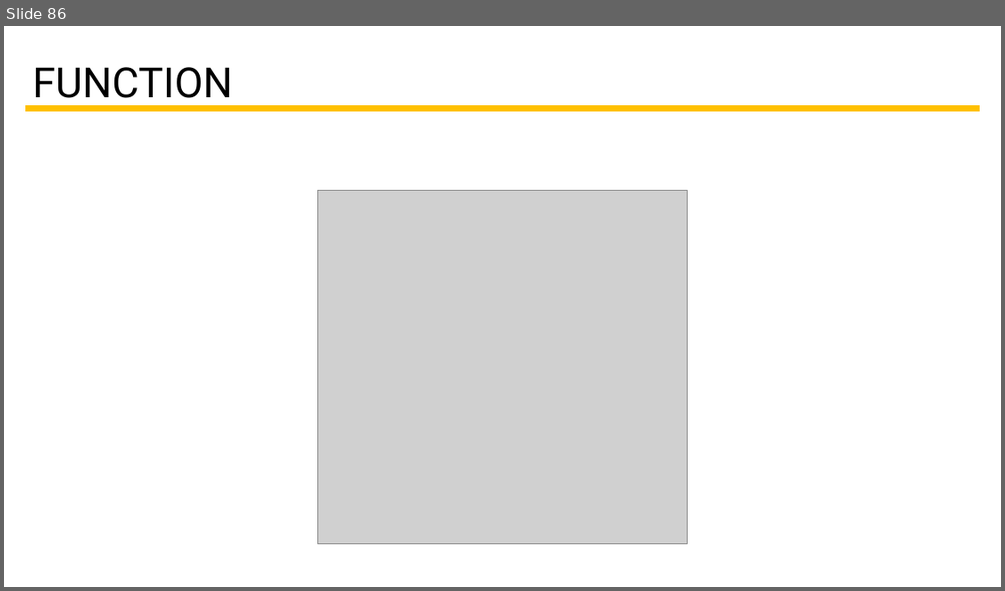
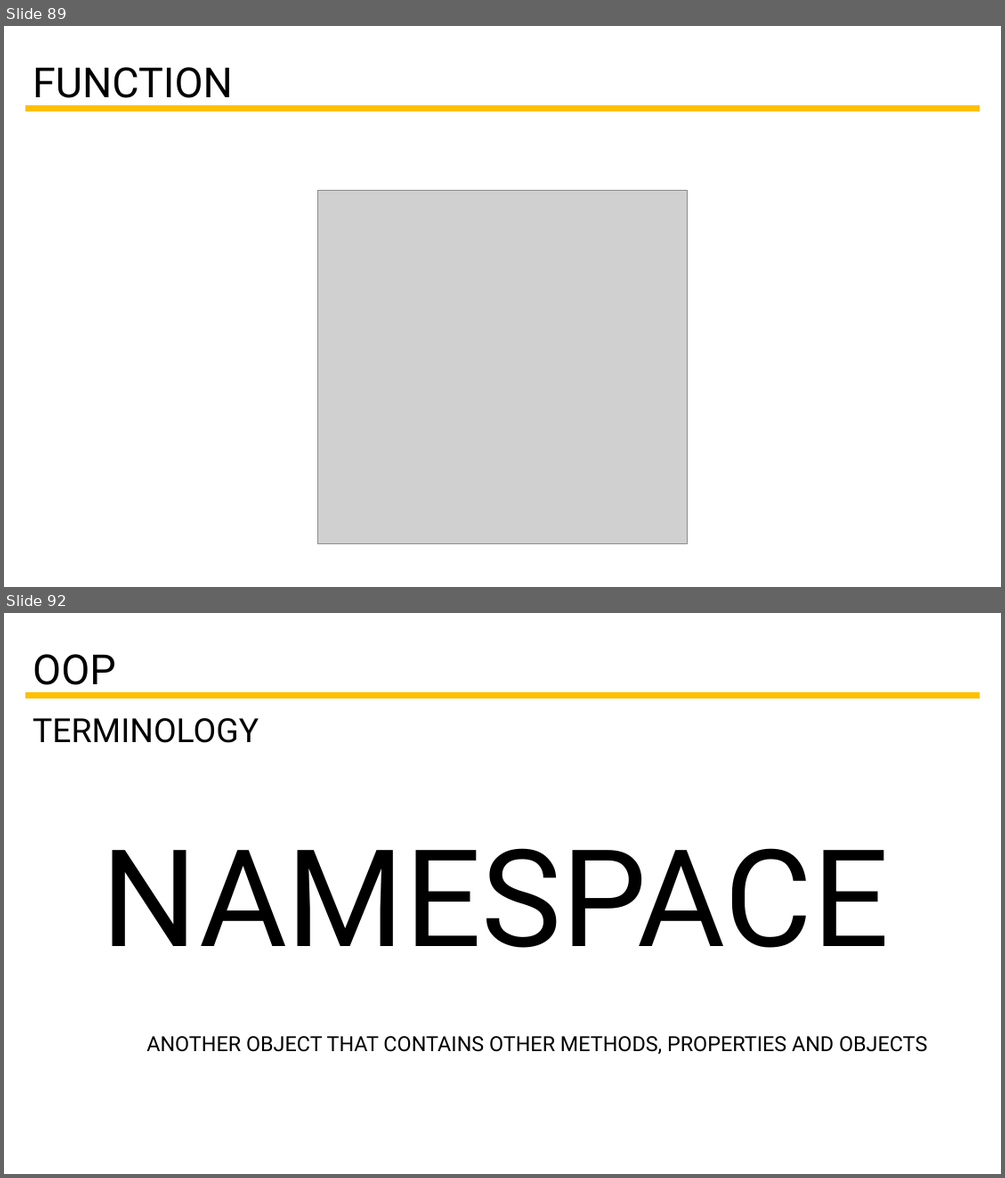
Before and after one commit to tcorral/Javascript_Ironhack, a slide deck: Slides/Presentación Javascript.pptx. Shown one above the other, each under a label of ours: slide 86 before the commit, slides 89 and 92 after it; the slides between them are not shown. The pictures are 1005x591 and 1005x1178 pixels, drawn with LibreOffice and Linux fonts; fonts in the diff are those of the drawing; grey boxes stand for pictures. Boxes give left, top, right and bottom in pixels: in the first picture for what was removed or moved away, otherwise in the second. Text is boxed around its words. In the diff, an @@ line names an element or a change of style, - is before the commit and + after.

```diff
--- a/Slides/Presentación Javascript.pptx
+++ b/Slides/Presentación Javascript.pptx
@@ slide 92 added at [4,613,1001,1174], background #FFFFFF @@
@@ text added at [32,654,116,694], 40 pt, text #000000 @@
+OOP
@@ line added from (25, 696) to (979, 696), #FFC000 6 pt @@
@@ text added at [32,718,259,743], 32 pt, text #000000 @@
+TERMINOLOGY
@@ text added at [102,848,890,948], 130 pt, text #000000 @@
+NAMESPACE
@@ text added at [146,1036,927,1054], 20 pt, text #000000 @@
+ANOTHER OBJECT THAT CONTAINS OTHER METHODS, PROPERTIES AND OBJECTS
@@ what was slide 86 is now slide 89 @@
```
Also in this commit, not shown: 23 other slides added, 15 other files.
